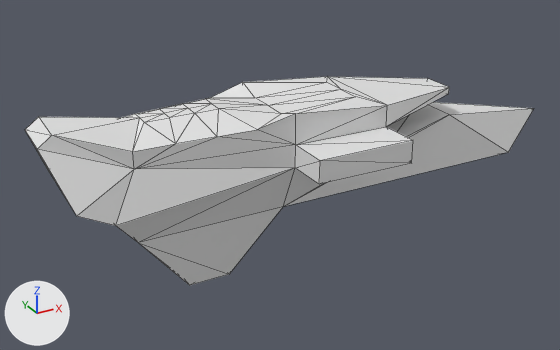
What one commit did to the Blender file Assets/Graphics/Models/Flagship.blend.
Camera for both pictures: a 50 mm lens placed at (-14.2, -24.1, 11.9), pointed at (-0.5, 0.8, -0.6). Lighting does not change. The marker at lower left points along +X, +Y and +Z. Mesh edges are drawn as thin lines.
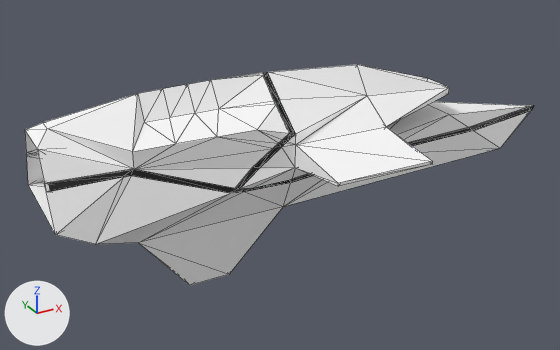
Commit message: Updated flagship model

Where the change shows, as pixel boxes [x1, y1, x2, y2] in the pictures (560 x 350 px):
'Cube', reshaped
    before: [25, 76, 534, 285]
    after: [25, 65, 534, 285]
part 1 of me_cube_001, built on
    before: [26, 76, 534, 243]
    after: [25, 65, 534, 244]
part 2 of me_cube_001, recoloured
    before: [25, 87, 449, 285]
    after: [25, 80, 449, 285]

The edits, one by one:
Picture 'Colours.tga' (img_colours_tga) is new.
Material 'Colours.tga' (mat_colours_tga) is new.
Its texture is img_colours_tga.
me_cube_001 is used by ob_cube; location (5.25, 0.04, -0.01).
me_cube_001 had 73 vertices, 142 faces and spanned x -15.2..7.1, y -3.7..3.8, z -3.8..3.3.
me_cube_001 now has 215 vertices, 428 faces and spans x -15.3..7.1, y -4.9..5.2, z -3.8..4.0.
Part 1, on me_cube_001:
15 vertices are removed from x -14.5..7.1, y -2.1..2.4, z -1.0..3.1.
65 faces are deleted.
3 vertices in x -11.6..-8.9, y 0.1..0.2, z 3.0..3.1 move by (0.0, 0.0, 0.9).
16 vertices move from x -14.8..-2.7, y -3.7..3.8, z 1.0..3.3 to x -14.7..-2.7, y -4.9..5.2, z 1.0..3.9.
157 vertices are added at x -15.3..7.1, y -2.1..2.4, z -1.0..4.0.
351 new faces join them.
me_cube_001 part 2: 77 faces spanning x -15.2..1.4, y -4.9..5.2, z -3.8..4.0 switch from no material to mat_colours_tga (picture img_colours_tga).
